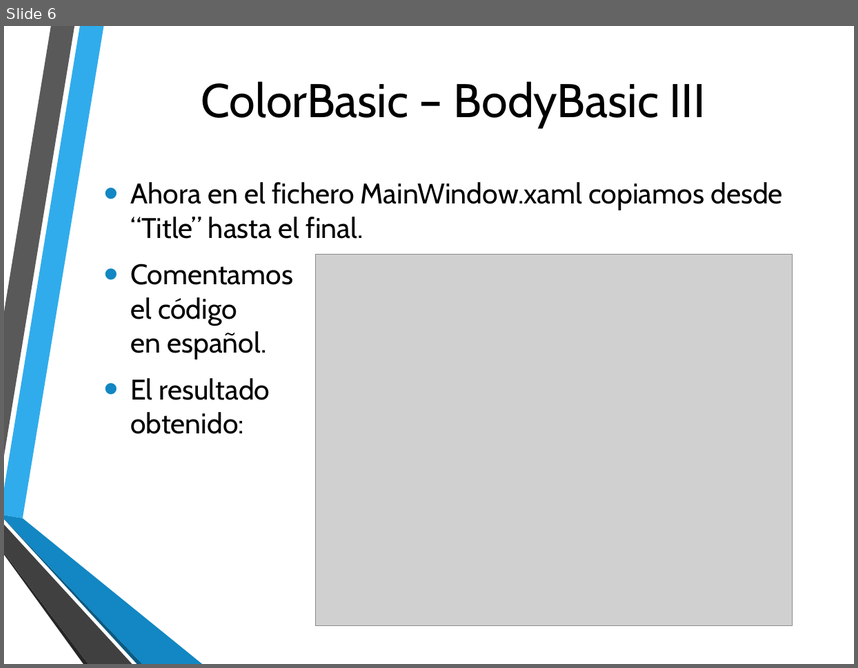
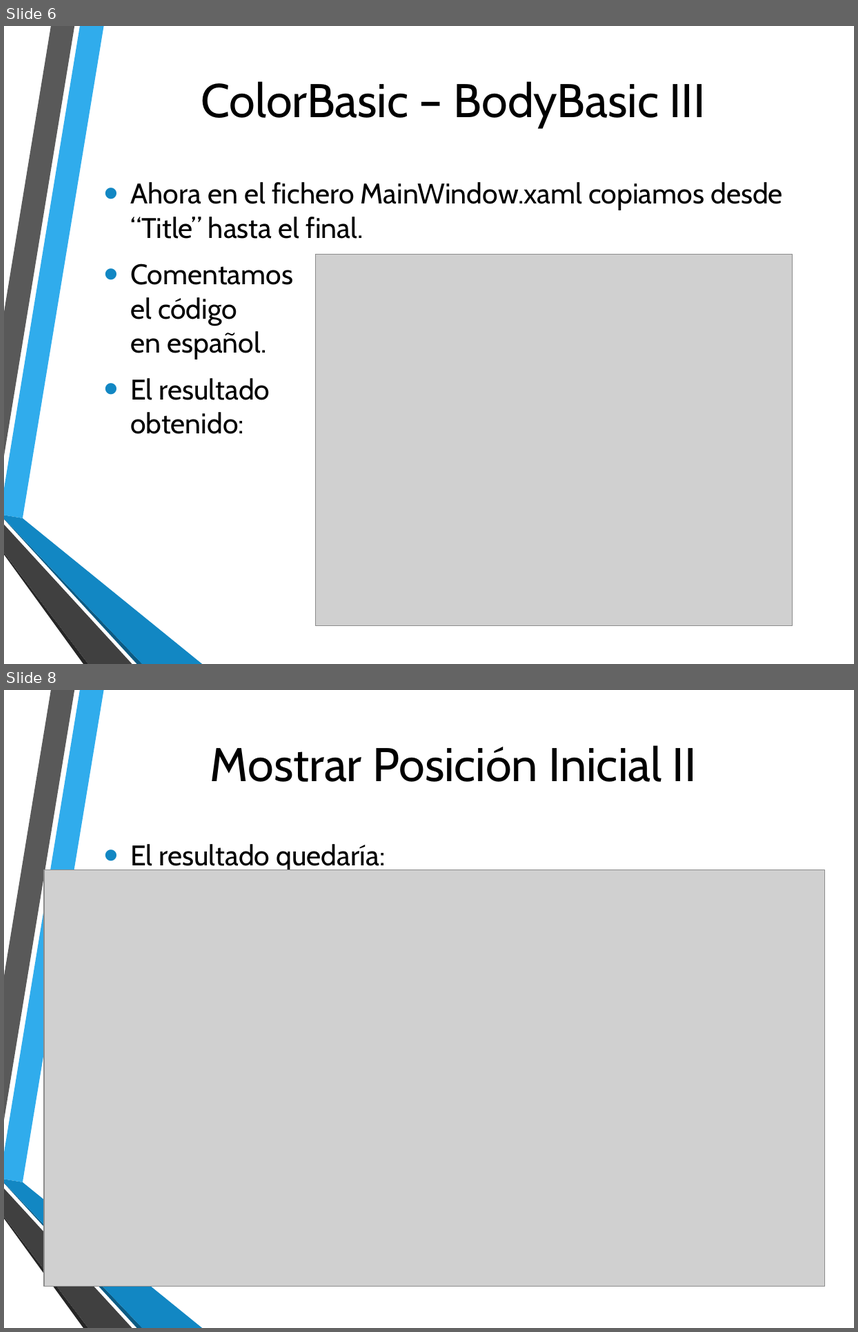
Before and after one commit to FPerezHernandez92/NPI-Kinect-v2, a slide deck: Presentación Práctica 1.pptx. Shown one above the other, each under a label of ours: slide 6 before the commit, slides 6 and 8 after it; the slides between them are not shown. The pictures are 858x668 and 858x1332 pixels, drawn with LibreOffice and Linux fonts; fonts in the diff are those of the drawing; grey boxes stand for pictures; background and template pictures are left out. Boxes give left, top, right and bottom in pixels: in the first picture for what was removed or moved away, otherwise in the second. Text is boxed around its words. In the diff, an @@ line names an element or a change of style, - is before the commit and + after.

Commit message:
Mostrar Posición
Mostramos al usuario la posición a realizar mediante una imagen y un
cuadro de texto con instrucciones

```diff
--- a/Presentación Práctica 1.pptx
+++ b/Presentación Práctica 1.pptx
@@ slide 8 added at bbox=[4, 690, 854, 1328], background picture (left out); not listed: 6 template elements that a slide beside it also shows @@
@@ title added at bbox=[210, 745, 697, 782], 40 pt, text #000000 @@
+Mostrar Posición Inicial II
@@ text added at bbox=[130, 844, 386, 872], 24 pt, text #000000 @@
+• El resultado quedaría:
@@ picture added at bbox=[44, 870, 825, 1286] @@
```
Also in this commit, not shown: 1 other slide added, 2 slides removed, 18 other files.
